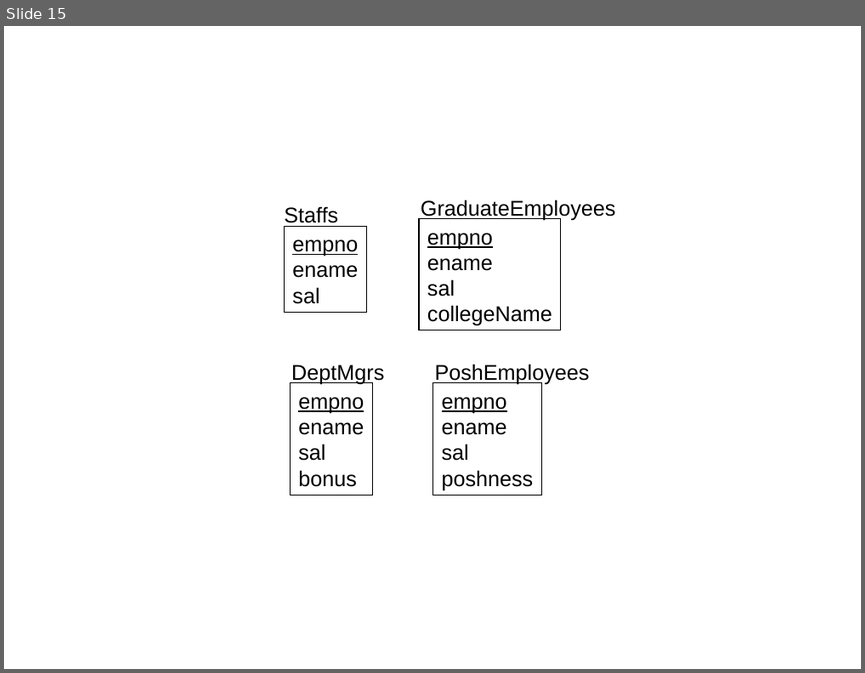
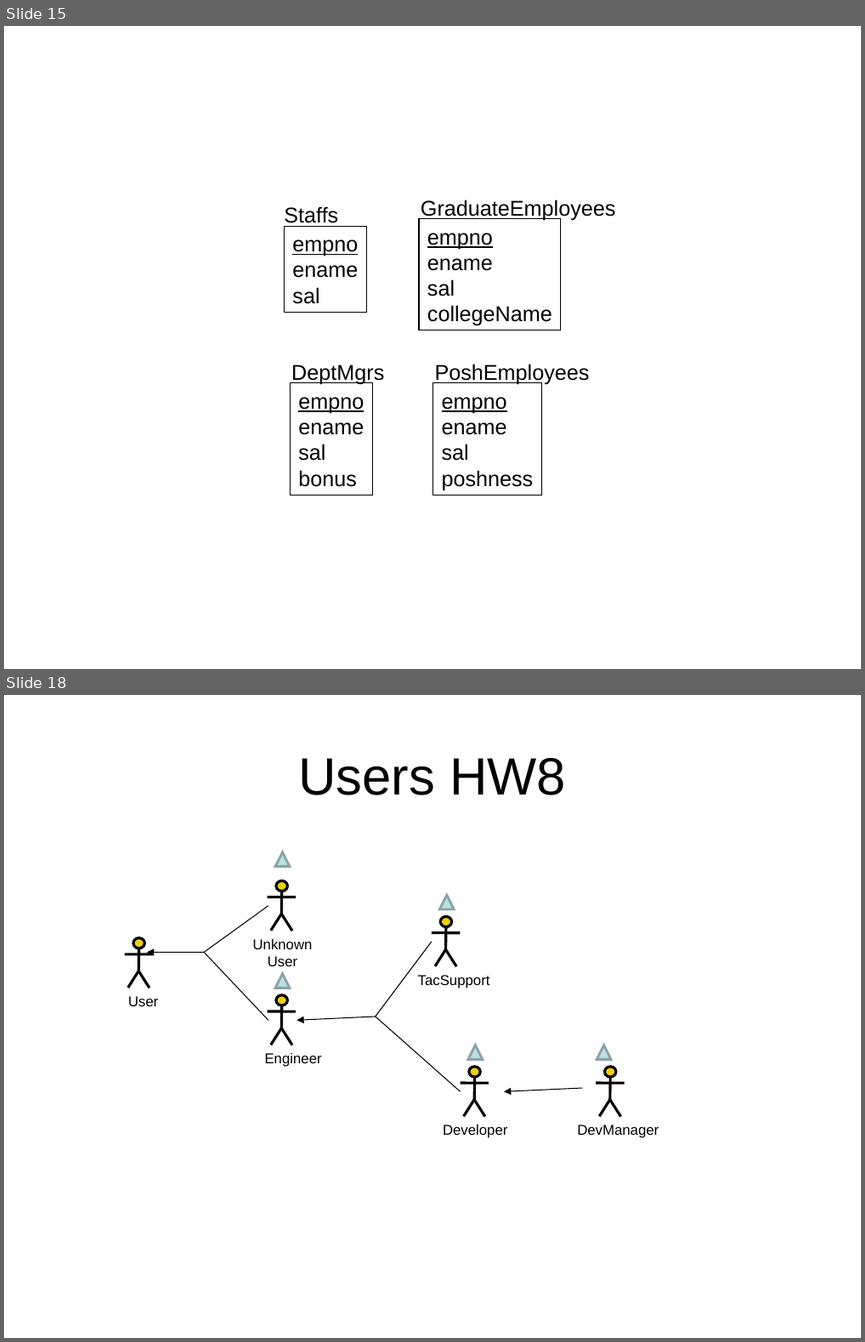
Before and after one commit to rte126/src-pe-tools, a slide deck: classes/CS579/dbclass/Project.ppt. Shown one above the other, each under a label of ours: slide 15 before the commit, slides 15 and 18 after it; the slides between them are not shown. The pictures are 865x673 and 865x1342 pixels, drawn with LibreOffice and Linux fonts; fonts in the diff are those of the drawing. Boxes give left, top, right and bottom in pixels: in the first picture for what was removed or moved away, otherwise in the second. Text is boxed around its words. In the diff, an @@ line names an element or a change of style, - is before the commit and + after.

```diff
--- a/classes/CS579/dbclass/Project.ppt
+++ b/classes/CS579/dbclass/Project.ppt
@@ slide 18 added at box(4, 695, 861, 1338), background #FFFFFF @@
@@ title added at box(298, 758, 566, 795), 44 pt, text #000000 @@
+Users HW8
@@ flow chart extract added at box(276, 851, 290, 867), fill #BBE0E3, outline #89A4A7 2.01 pt @@
@@ flow chart extract added at box(439, 895, 454, 909), fill #BBE0E3, outline #89A4A7 2.01 pt @@
@@ line added from (204, 952) to (268, 906), #000000 0.74 pt @@
@@ group added at box(253, 881, 313, 966): 4 lines, 1 ellipse, 1 text @@
+Unknown User
@@ line added from (375, 1016) to (432, 941), #000000 0.74 pt @@
@@ arrow added from (204, 952) to (147, 952), #000000 0.74 pt @@
@@ line added from (204, 952) to (268, 1020), #000000 0.74 pt @@
@@ flow chart extract added at box(276, 974, 290, 988), fill #BBE0E3, outline #89A4A7 2.01 pt @@
@@ group added at box(418, 916, 490, 988): 4 lines, 1 ellipse, 1 text @@
+TacSupport
@@ group added at box(125, 937, 158, 1006): 4 lines, 1 ellipse, 1 text @@
+User
@@ arrow added from (375, 1016) to (297, 1020), #000000 0.74 pt @@
@@ line added from (375, 1016) to (460, 1092), #000000 0.74 pt @@
@@ flow chart extract added at box(468, 1044, 483, 1059), fill #BBE0E3, outline #89A4A7 2.01 pt @@
@@ flow chart extract added at box(597, 1044, 612, 1059), fill #BBE0E3, outline #89A4A7 2.01 pt @@
@@ group added at box(265, 995, 322, 1066): 4 lines, 1 ellipse, 1 text @@
+Engineer
@@ arrow added from (582, 1088) to (504, 1092), #000000 0.74 pt @@
@@ group added at box(443, 1066, 507, 1138): 4 lines, 1 ellipse, 1 text @@
+Developer
@@ group added at box(577, 1066, 658, 1138): 4 lines, 1 ellipse, 1 text @@
+DevManager
```
Also in this commit, not shown: 1 slide changed, 2 other slides added, 2 other files.
